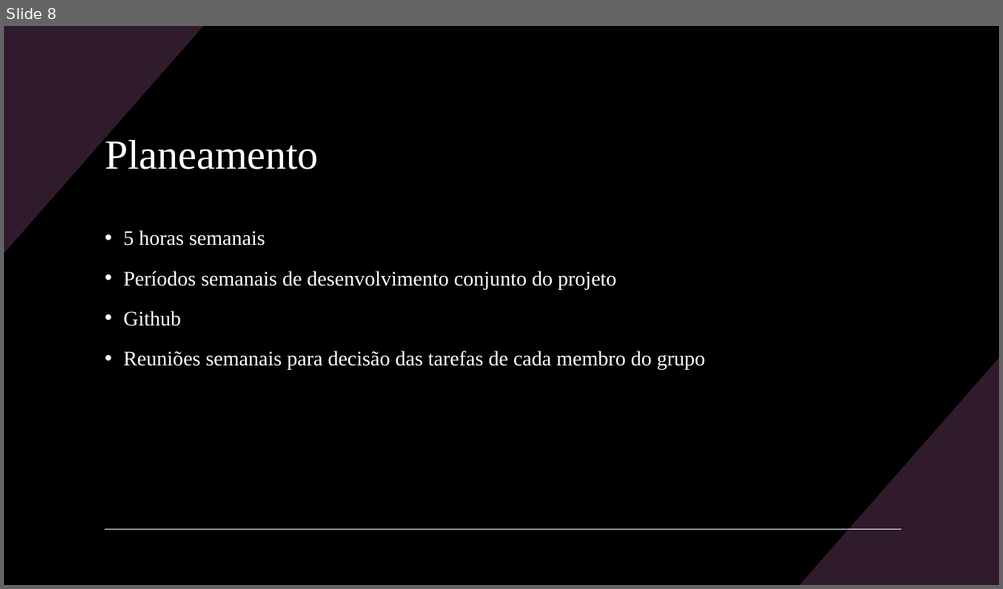
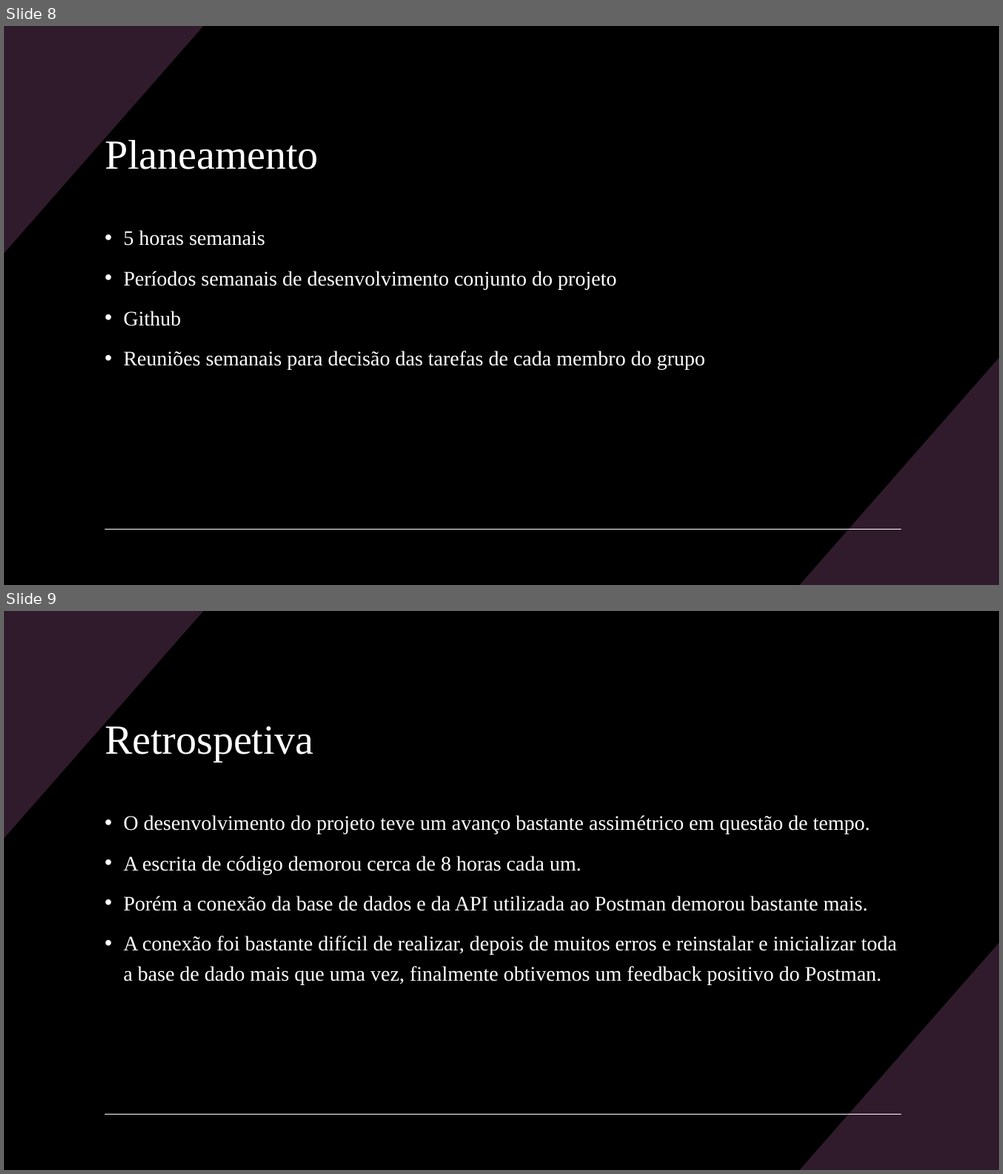
Before and after one commit to Famelgas/Projeto-BD, a slide deck: Diagramas/Apresentação do Projeto.pptx. Shown one above the other, each under a label of ours: slide 8 before the commit, slides 8 and 9 after it. The pictures are 1003x589 and 1003x1174 pixels, drawn with LibreOffice and Linux fonts; fonts in the diff are those of the drawing. Boxes give left, top, right and bottom in pixels: in the first picture for what was removed or moved away, otherwise in the second. Text is boxed around its words. In the diff, an @@ line names an element or a change of style, - is before the commit and + after.

```diff
--- a/Diagramas/Apresentação do Projeto.pptx
+++ b/Diagramas/Apresentação do Projeto.pptx
@@ slide 9 added at box(4, 611, 999, 1170), background #000000; not listed: 3 template elements that a slide beside it also shows @@
@@ title added at box(105, 722, 314, 762), 40 pt, text #FFFFFF @@
+Retrospetiva
@@ text added at box(123, 815, 896, 985), 20 pt, text #FFFFFF @@
+• O desenvolvimento do projeto teve um avanço bastante assimétrico em questão de tempo.
+• A escrita de código demorou cerca de 8 horas cada um.
+• Porém a conexão da base de dados e da API utilizada ao Postman demorou bastante mais.
+• A conexão foi bastante difícil de realizar, depois de muitos erros e reinstalar e inicializar toda a base de dado mais que uma vez, finalmente obtivemos um feedback positivo do Postman.
```
Also in this commit, not shown: 2 slides changed, 17 other files.
